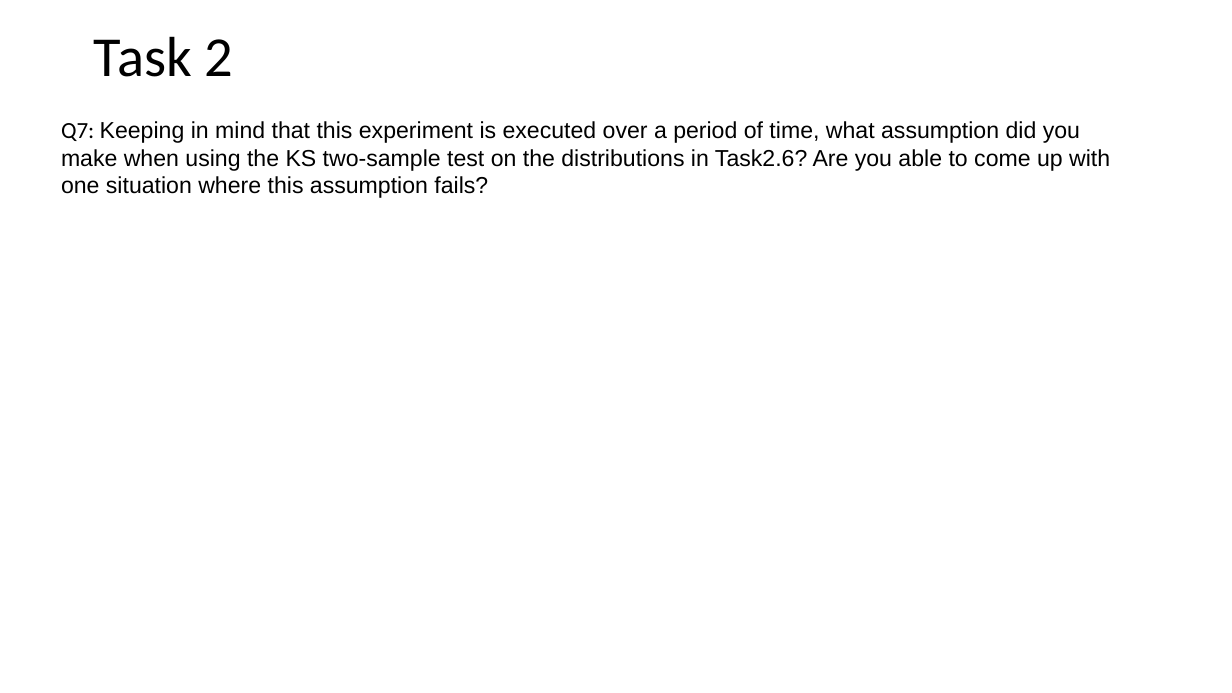
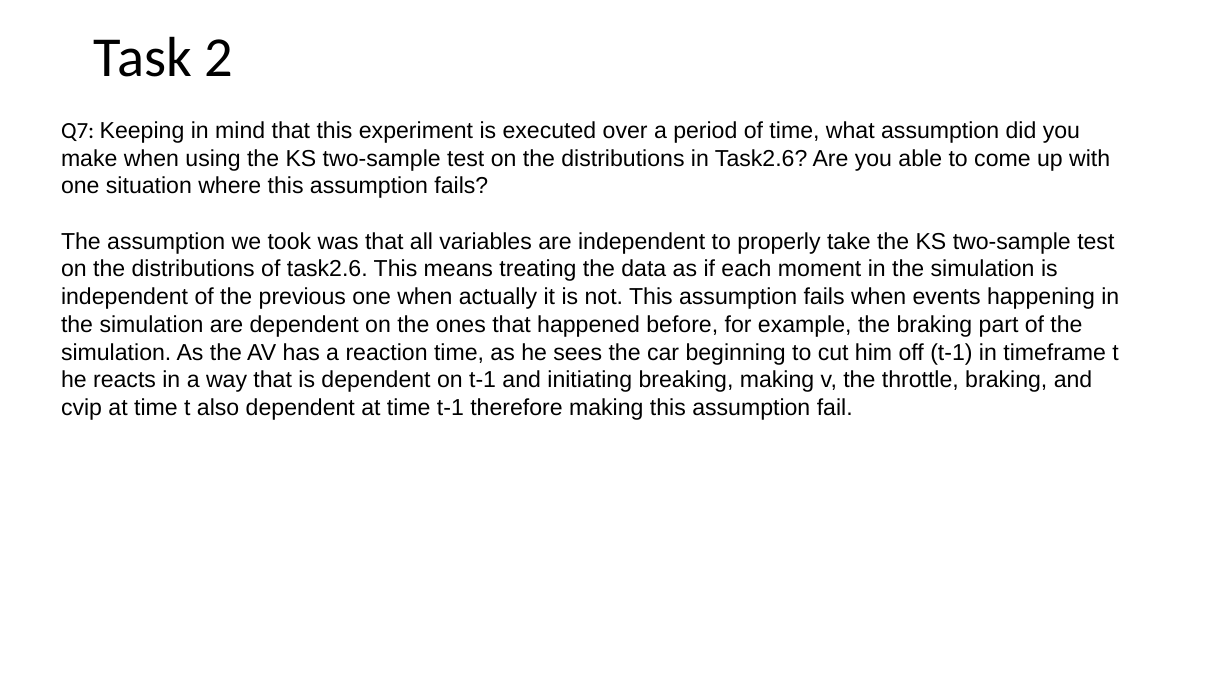
Before and after one commit to mrojaspell/MP1, a slide deck: slide 26 of mp1_powerpoint.pptx (slide 24 before the commit). Drawn at 1232x693 pixels with LibreOffice and Linux fonts; fonts in the diff are those of the drawing. Boxes give left, top, right and bottom in pixels: in the first picture for what was removed or moved away, otherwise in the second. Text is boxed around its words. In the diff, an @@ line names an element or a change of style, - is before the commit and + after.

```diff
--- a/mp1_powerpoint.pptx
+++ b/mp1_powerpoint.pptx
@@ text at [61,232,1119,420]: paragraph added @@
+The assumption we took was that all variables are independent to properly take the KS two-sample test on the distributions of task2.6. This means treating the data as if each moment in the simulation is independent of the previous one when actually it is not. This assumption fails when events happening in the simulation are dependent on the ones that happened before, for example, the braking part of the simulation. As the AV has a reaction time, as he sees the car beginning to cut him off (t-1) in timeframe t he reacts in a way that is dependent on t-1 and initiating breaking, making v, the throttle, braking, and cvip at time t also dependent at time t-1 therefore making this assumption fail.
```
Also in this commit, not shown: 5 other slides changed, 2 slides added, 1 other file.
